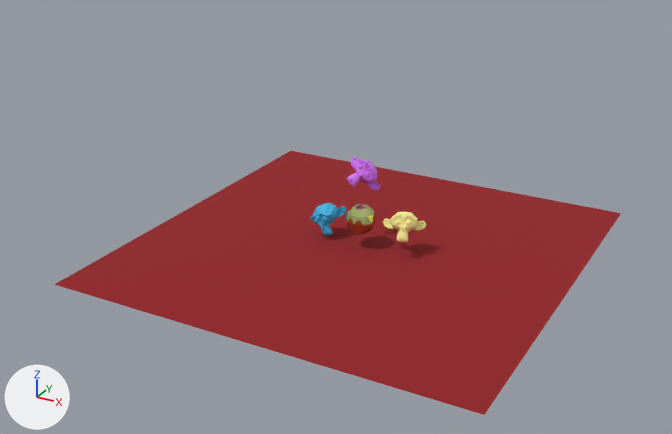
The OBJ model scenes/blenderscenes/monkey_scene.obj: old version first, new version second.
Before and after are seen from a 50 mm camera at (24.9, -48.6, 26.2) aimed at (-0.8, -1.9, 2.8). The lights are fixed; the arrows at lower left show +X, +Y and +Z. The first picture is the older version. Where no turn or scale is listed for an object, it has been applied to the vertices.

Names of what the first picture shows: 'Icosphere', 'Plane', 'Suzanne', 'Suzanne.001', 'Suzanne.002'.
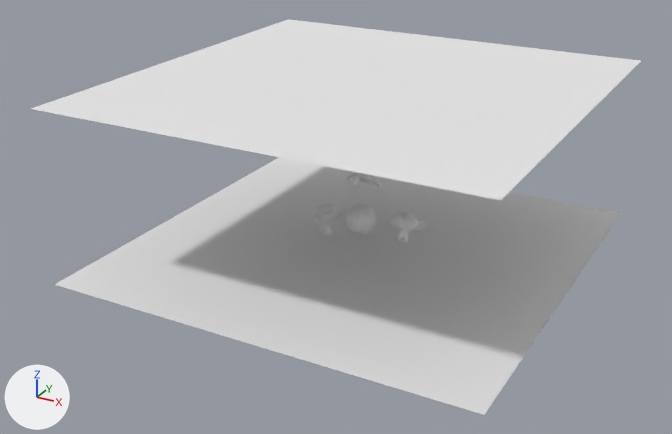
Commit message: modify monkey scene

Changed parts and their boxes (x1, y1, x2, y2) in the pictures (672 x 434 px):
'Plane', recoloured (red to white)
    both: (54, 157, 621, 415)
'Plane.001', added
    after: (31, 19, 641, 200)
'Icosphere', surface changed, recoloured
    both: (346, 204, 376, 234)
'Suzanne', recoloured (yellow to white)
    both: (383, 212, 426, 242)
'Suzanne.001', recoloured (purple to white)
    both: (347, 172, 381, 191)
'Suzanne.002', recoloured (cyan to white)
    both: (310, 203, 347, 236)

Diff of the bpy script that builds the scene:
```diff
--- a/scenes/blenderscenes/monkey_scene.obj.py
+++ b/scenes/blenderscenes/monkey_scene.obj.py
@@ mat_material_001 @@
 mat_material_001 = principled_material('Material.001')
-mat_material_001.base_color = (0.707, 0.8, 0.292)  # green #dbe793
-mat_material_001.metallic = 1.0
-mat_material_001.roughness = 0.0
+mat_material_001.base_color = (0.8, 0.8, 0.8)  # white #e7e7e7
+mat_material_001.roughness = 1.0
@@ mat_material_002 @@
 mat_material_002 = principled_material('Material.002')
-mat_material_002.base_color = (0.295, 0.0113, 0.0147)  # red #941c20
+mat_material_002.base_color = (0.8, 0.8, 0.8)  # white #e7e7e7
 mat_material_002.roughness = 1.0
@@ mat_material_003 @@
 mat_material_003 = principled_material('Material.003')
-mat_material_003.base_color = (0.989, 0.889, 0.302)  # yellow #fef295
+mat_material_003.base_color = (0.8, 0.8, 0.8)  # white #e7e7e7
@@ mat_material_004 @@
 mat_material_004 = principled_material('Material.004')
-mat_material_004.base_color = (0.644, 0.165, 0.903)  # purple #d271f4
+mat_material_004.base_color = (0.8, 0.8, 0.8)  # white #e7e7e7
@@ mat_material_005 @@
 mat_material_005 = principled_material('Material.005')
-mat_material_005.base_color = (0.0394, 0.47, 0.801)  # cyan #38b6e7
+mat_material_005.base_color = (0.8, 0.8, 0.8)  # white #e7e7e7
@@ mat_material_006 @@
+mat_material_006 = principled_material('Material.006')
+mat_material_006.base_color = (0.8, 0.8, 0.8)  # white #e7e7e7
+mat_material_006.roughness = 1.0
@@ me_plane_001 @@
+me_plane_001.from_pydata([(13.5, -13.5, 11.0), (-13.5, -13.5, 11.0), (13.5, 13.5, 11.0), (-13.5, 13.5, 11.0)], [], [(1, 2, 0), (1, 3, 2)])
+me_plane_001.materials.append(mat_material_006)  # white #e7e7e7
@@ ob_plane_001 @@
+ob_plane_001 = bpy.data.objects.new('Plane.001', me_plane_001)
+ob_plane_001.location = (0.0, 0.0, 0.0)
```
